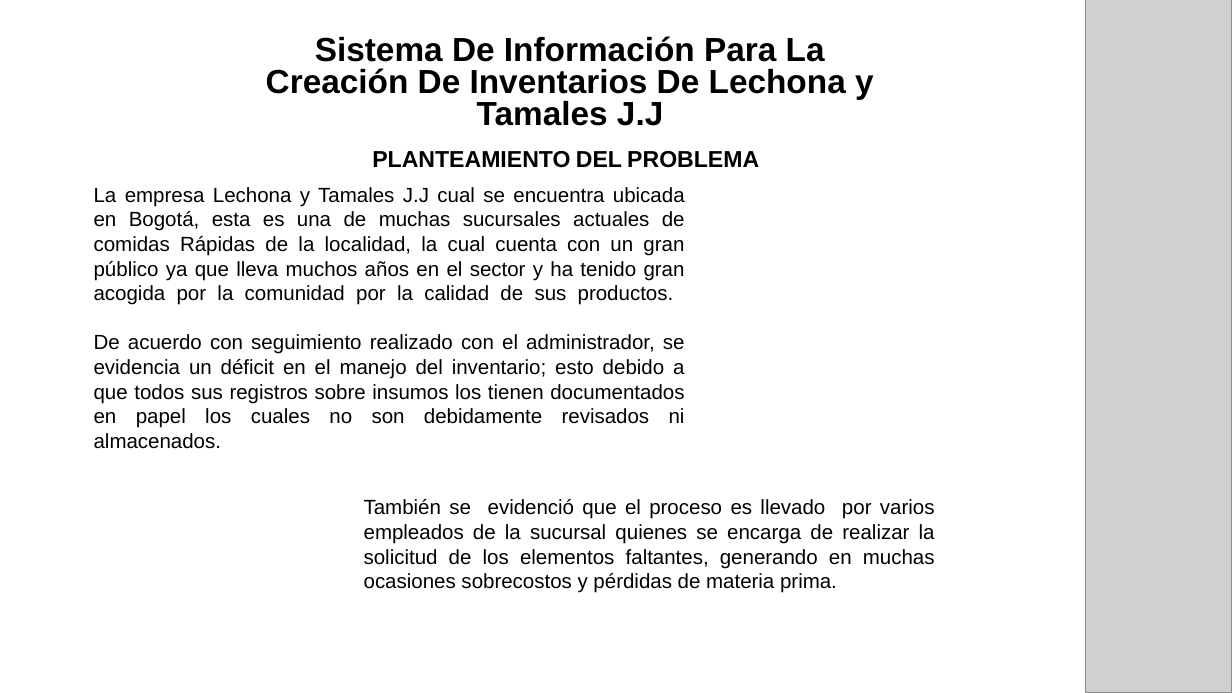
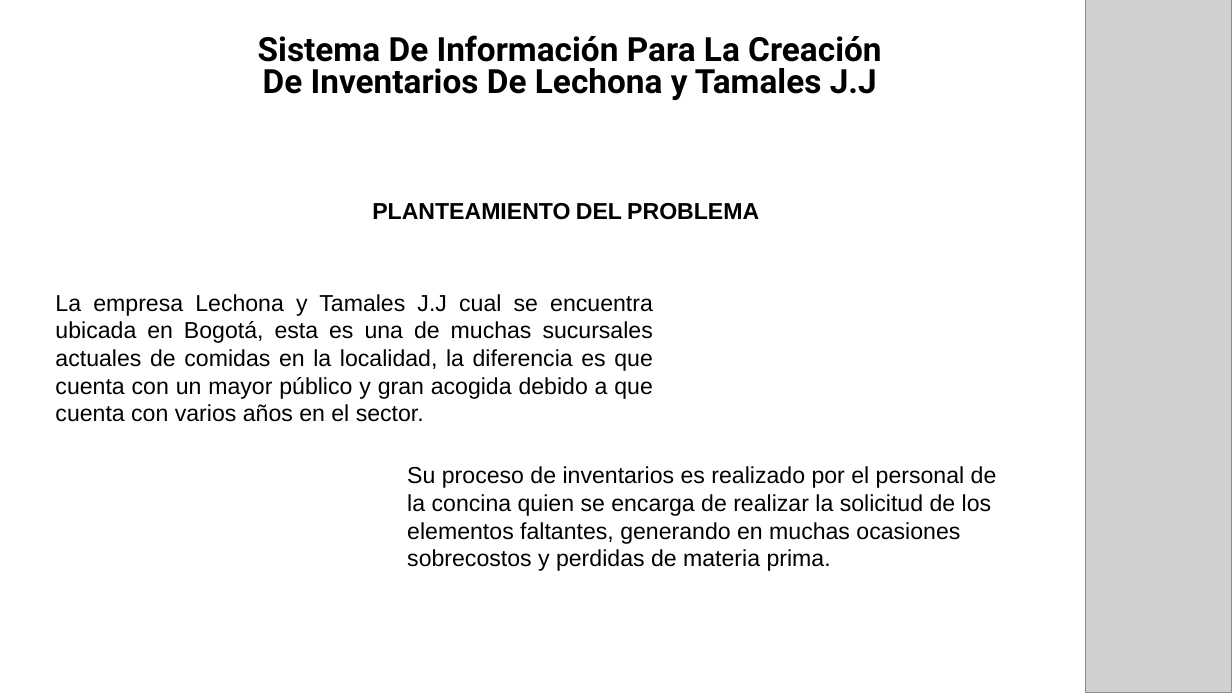
Before and after one commit to ProyectoJJ/Proyecto, a slide deck: slide 3 of Presentacion Final.pptx (slide 2 before the commit). Drawn at 1232x693 pixels with LibreOffice and Linux fonts; fonts in the diff are those of the drawing; grey boxes stand for pictures. Boxes give left, top, right and bottom in pixels: in the first picture for what was removed or moved away, otherwise in the second. Text is boxed around its words. In the diff, an @@ line names an element or a change of style, - is before the commit and + after.

```diff
--- a/Presentacion Final.pptx
+++ b/Presentacion Final.pptx
@@ subtitle "Sistema De Información Para La ..." at (x1=258, y1=35, x2=881, y2=100): font Arial to Roboto; more space between paragraphs @@
@@ title "PLANTEAMIENTO DEL PROBLEMA" moved from (x1=372, y1=151, x2=759, y2=168) to (x1=372, y1=203, x2=759, y2=220) @@
@@ text at (x1=55, y1=294, x2=653, y2=422): text changed; size 16 to 18 pt @@
-La empresa Lechona y Tamales J.J cual se encuentra ubicada en Bogotá, esta es una de muchas sucursales actuales de comidas Rápidas de la localidad, la cual cuenta con un gran público ya que lleva muchos años en el sector y ha tenido gran acogida por la comunidad por la calidad de sus productos.
-De acuerdo con seguimiento realizado con el administrador, se evidencia un déficit en el manejo del inventario; esto debido a que todos sus registros sobre insumos los tienen documentados en papel los cuales no son debidamente revisados ni almacenados.
+La empresa Lechona y Tamales J.J cual se encuentra ubicada en Bogotá, esta es una de muchas sucursales actuales de comidas en la localidad, la diferencia es que cuenta con un mayor público y gran acogida debido a que cuenta con varios años en el sector.
@@ text at (x1=407, y1=466, x2=997, y2=571): text changed; size 16 to 18 pt @@
-También se evidenció que el proceso es llevado por varios empleados de la sucursal quienes se encarga de realizar la solicitud de los elementos faltantes, generando en muchas ocasiones sobrecostos y pérdidas de materia prima.
+Su proceso de inventarios es realizado por el personal de la concina quien se encarga de realizar la solicitud de los elementos faltantes, generando en muchas ocasiones sobrecostos y perdidas de materia prima.
```
Also in this commit, not shown: 7 other slides changed, 1 slide added, 2 slides removed.
